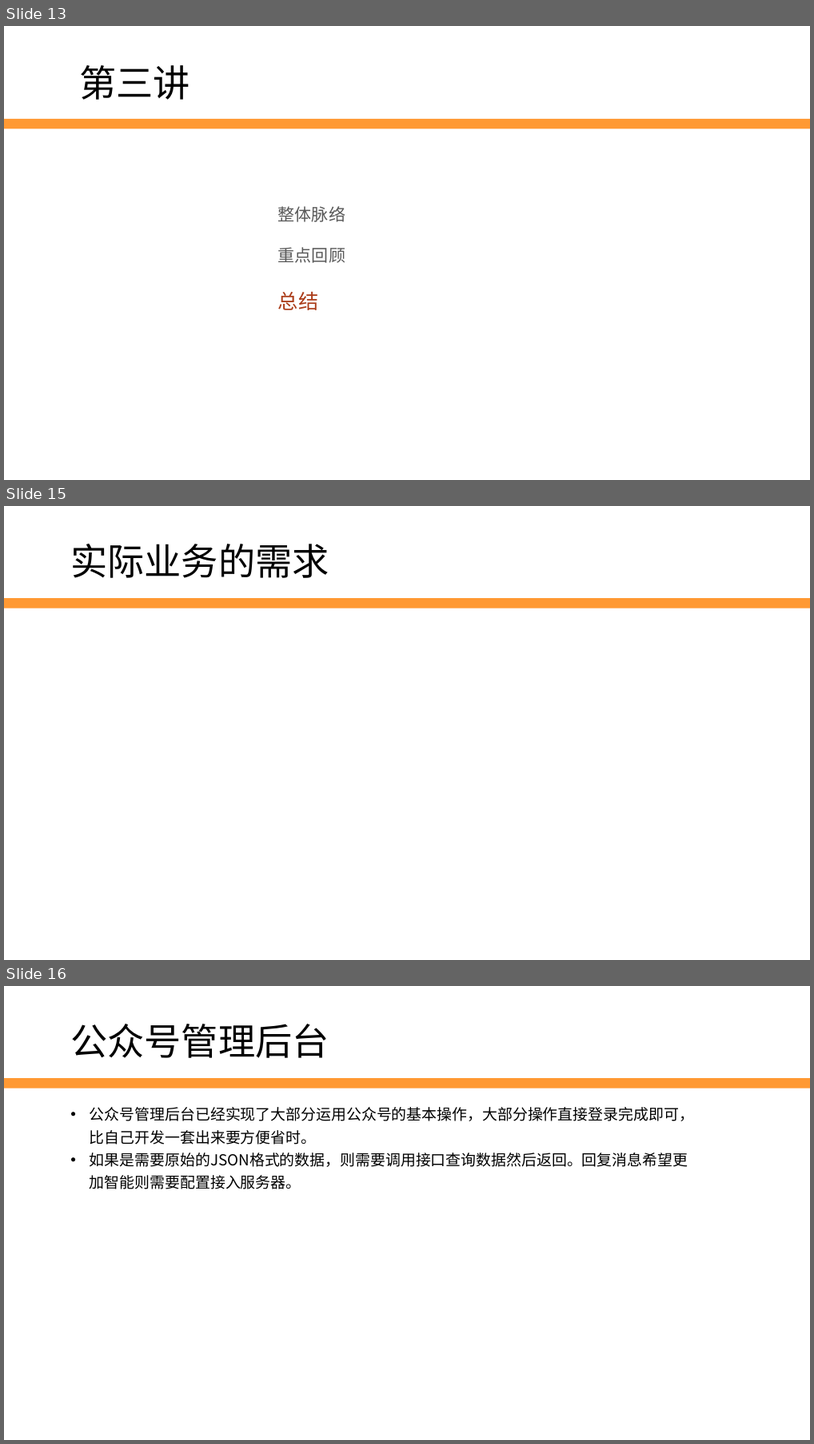
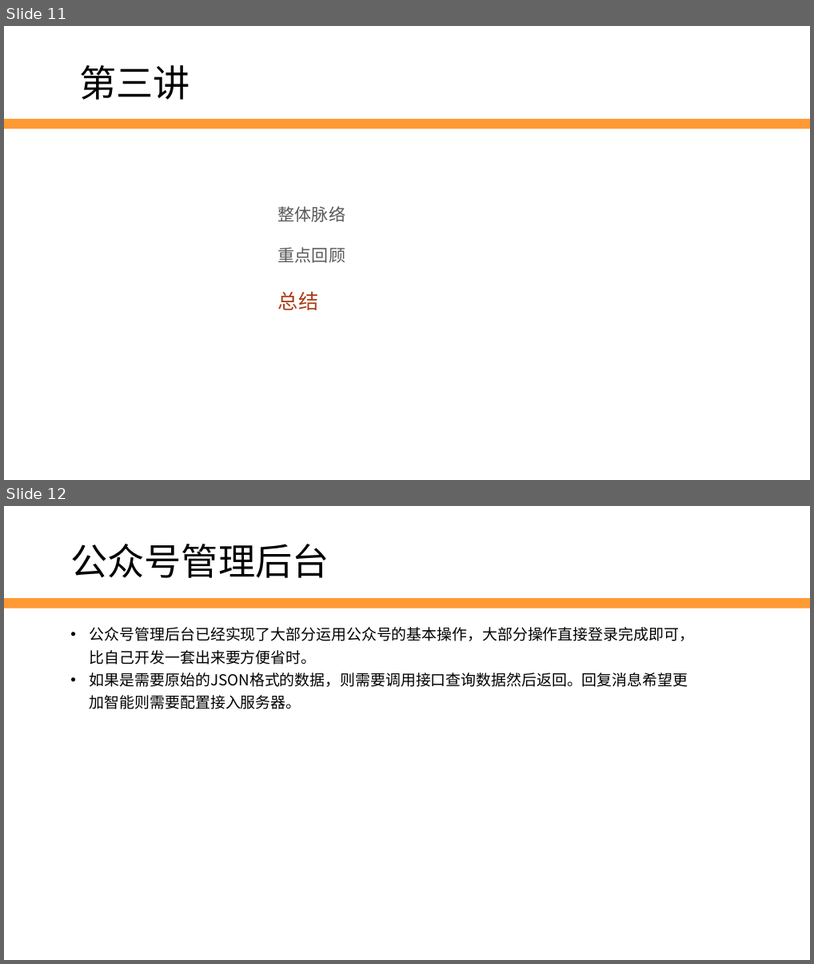
Before and after one commit to edu2act/2017-2018_1st_Wechat_Web_Programming, a slide deck: meterials/slides/ch12-revise-and-think.pptx. Shown one above the other, each under a label of ours: slides 13, 15 and 16 before the commit, slides 11 and 12 after it; the slides between them are not shown. The pictures are 814x1444 and 814x964 pixels, drawn with LibreOffice and Linux fonts; fonts in the diff are those of the drawing; background and template pictures are left out. Boxes give left, top, right and bottom in pixels: in the first picture for what was removed or moved away, otherwise in the second. Text is boxed around its words. In the diff, an @@ line names an element or a change of style, - is before the commit and + after.

```diff
--- a/meterials/slides/ch12-revise-and-think.pptx
+++ b/meterials/slides/ch12-revise-and-think.pptx
@@ slide 15 removed at box(4, 506, 810, 960), background #FFFFFF; not listed: 1 template element that a slide beside it also shows @@
@@ text removed at box(70, 544, 329, 578) @@
-实际业务的需求
@@ what was slide 13 is now slide 11 @@
@@ what was slide 16 is now slide 12 @@
```
Also in this commit, not shown: 1 slide added, 3 other slides removed, 23 other files.
